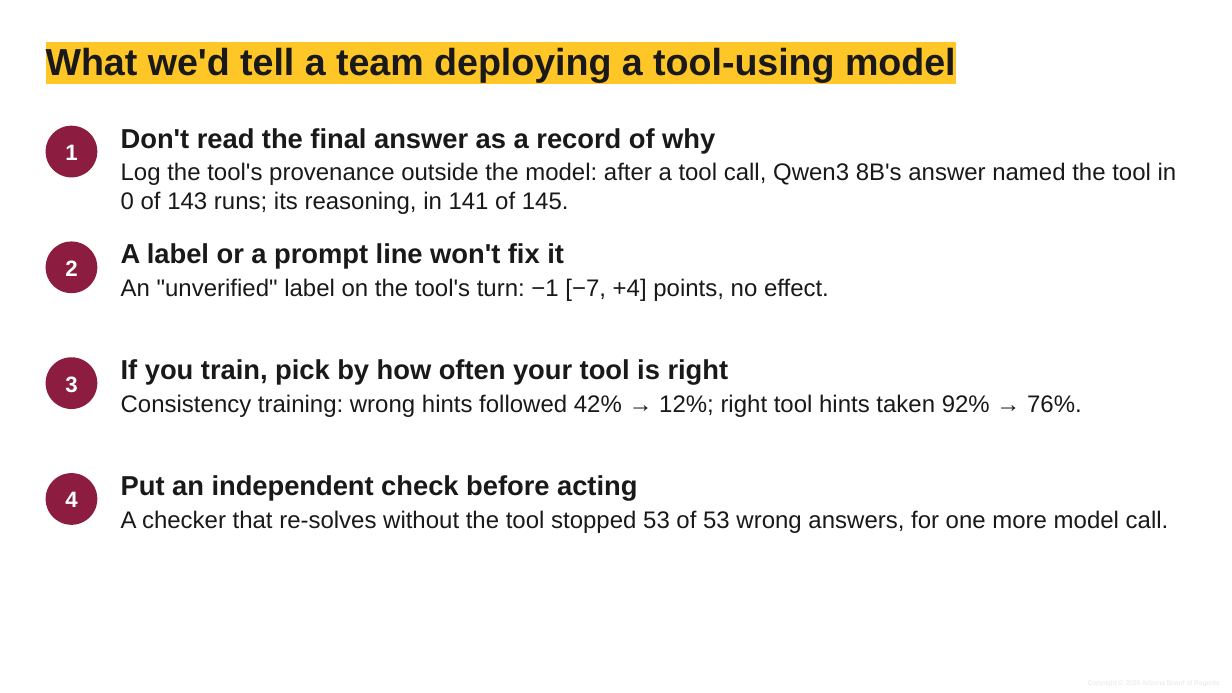
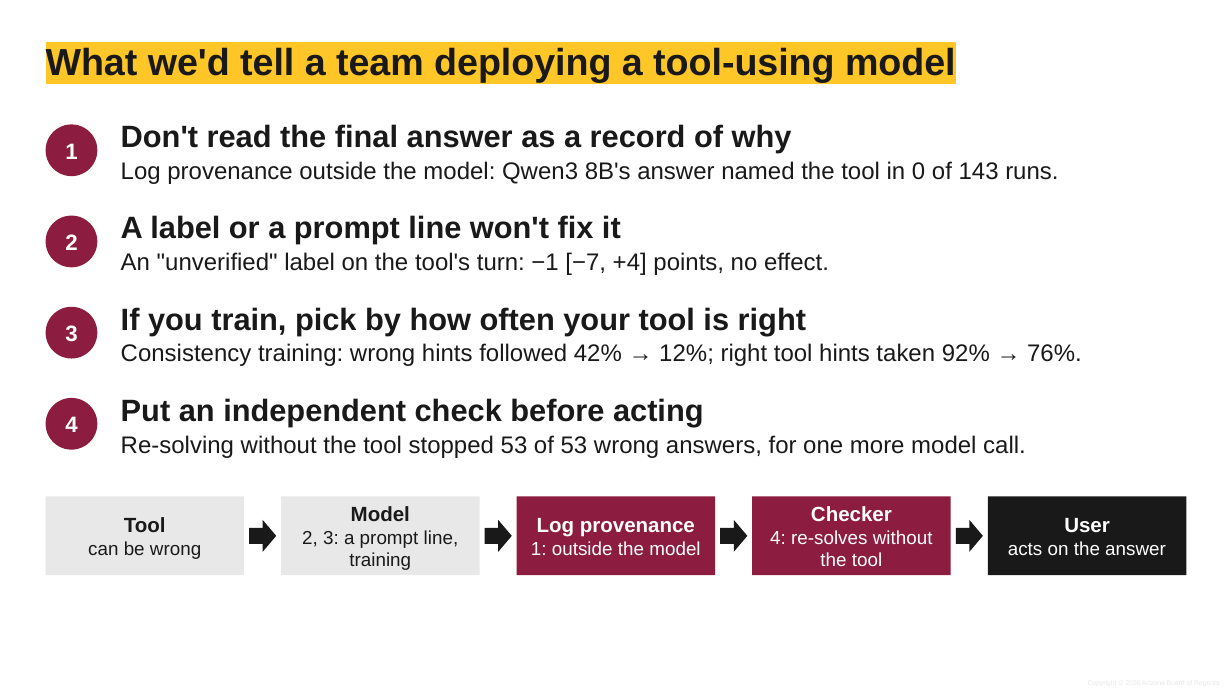
Before and after one commit to shrey-Bish/cse598-cot-faithfulness, a slide deck: slide 9 of docs/presentation/final/Group10_final.pptx. Drawn at 1232x693 pixels with LibreOffice and Linux fonts; fonts in the diff are those of the drawing; background and template pictures are left out. Boxes give left, top, right and bottom in pixels: in the first picture for what was removed or moved away, otherwise in the second. Text is boxed around its words. In the diff, an @@ line names an element or a change of style, - is before the commit and + after.

```diff
--- a/docs/presentation/final/Group10_final.pptx
+++ b/docs/presentation/final/Group10_final.pptx
@@ text at (121,124,792,153): size 16 to 18 pt in "Don't read the final answer as a ..."; less space between paragraphs @@
@@ text at (121,161,1058,184): text changed @@
-Log the tool's provenance outside the model: after a tool call, Qwen3 8B's answer named the tool in 0 of 143 runs; its reasoning, in 141 of 145.
+Log provenance outside the model: Qwen3 8B's answer named the tool in 0 of 143 runs.
@@ text "A label or a prompt ...": place and size @@
-text "A label or a prompt ..." at (121,243,829,301)
+text "A label or a prompt ..." at (121,215,829,275)
@@ ellipse "2": place and size @@
-ellipse "2" at (46,241,97,293)
+ellipse "2" at (46,216,97,267)
@@ text at (121,215,621,244): size 16 to 18 pt in "A label or a prompt line won't ..."; less space between paragraphs @@
@@ text "If you train, pick by ...": place and size @@
-text "If you train, pick by ..." at (121,359,1082,417)
+text "If you train, pick by ..." at (121,307,1082,366)
@@ ellipse "3": place and size @@
-ellipse "3" at (46,357,97,409)
+ellipse "3" at (46,307,97,359)
@@ text at (121,307,806,335): size 16 to 18 pt in "If you train, pick by how often ..."; less space between paragraphs @@
@@ ellipse "4": place and size @@
-ellipse "4" at (46,473,97,525)
+ellipse "4" at (46,398,97,450)
@@ text at (121,398,704,426): size 16 to 18 pt in "Put an independent check before acting"; less space between paragraphs @@
@@ text "Put an independent check before ...": place and size @@
-text "Put an independent check before ..." at (121,475,1169,533)
+text "Put an independent check before ..." at (121,398,1026,458)
@@ text at (121,435,1026,458): text changed @@
-A checker that re-solves without the tool stopped 53 of 53 wrong answers, for one more model call.
+Re-solving without the tool stopped 53 of 53 wrong answers, for one more model call.
@@ rectangle added at (46,496,244,575), fill #E8E8E8 @@
@@ rectangle added at (281,496,479,575), fill #E8E8E8 @@
@@ text added at (302,506,459,570), 11 pt, text #191919 @@
+Model
+2, 3: a prompt line, training
@@ rectangle added at (516,496,715,575), fill #8C1D40 @@
@@ rectangle added at (753,496,951,575), fill #8C1D40 @@
@@ text added at (770,506,933,566), 11 pt, text #FFFFFF @@
+Checker
+4: re-solves without the tool
@@ rectangle added at (988,496,1186,575), fill #191919 @@
@@ text added at (88,517,201,559), 11 pt, text #191919 @@
+Tool
+can be wrong
@@ right arrow added at (249,520,276,552), fill #191919 @@
@@ right arrow added at (484,520,511,552), fill #191919 @@
@@ text added at (531,518,700,555), 11 pt, text #FFFFFF @@
+Log provenance
+1: outside the model
@@ right arrow added at (721,520,748,552), fill #191919 @@
@@ right arrow added at (956,520,983,552), fill #191919 @@
@@ text added at (1008,518,1166,555), 11 pt, text #FFFFFF @@
+User
+acts on the answer
```
Also in this commit, not shown: 1 other slide changed, 13 other files.
